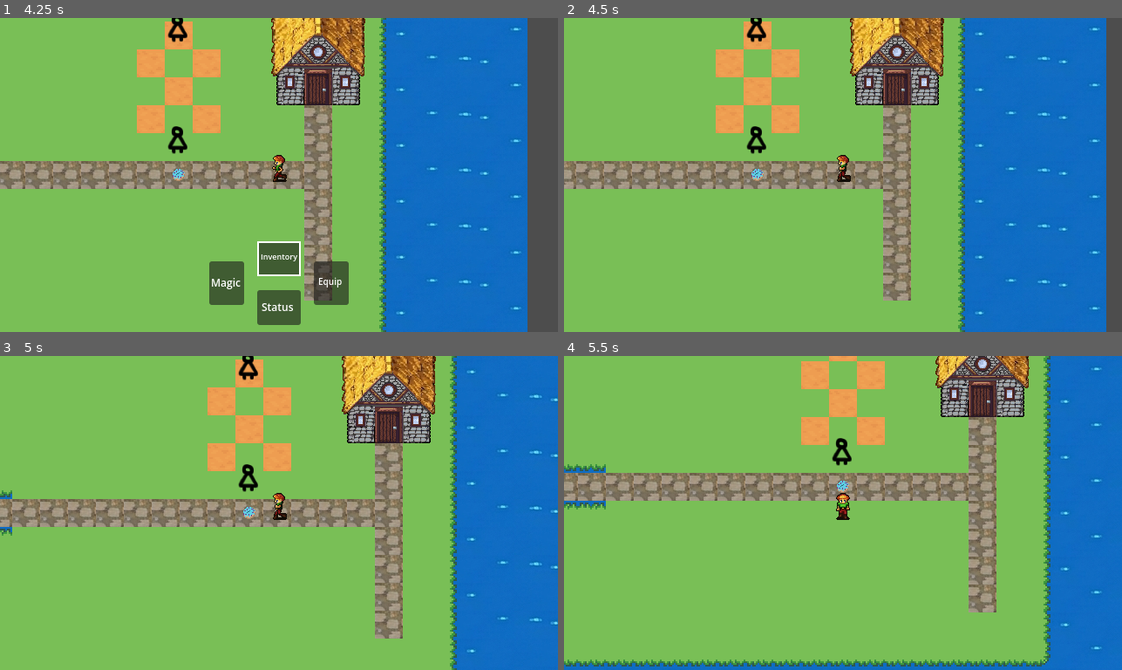
Above: before the commit, frames 1-4 (two rows, left to right).
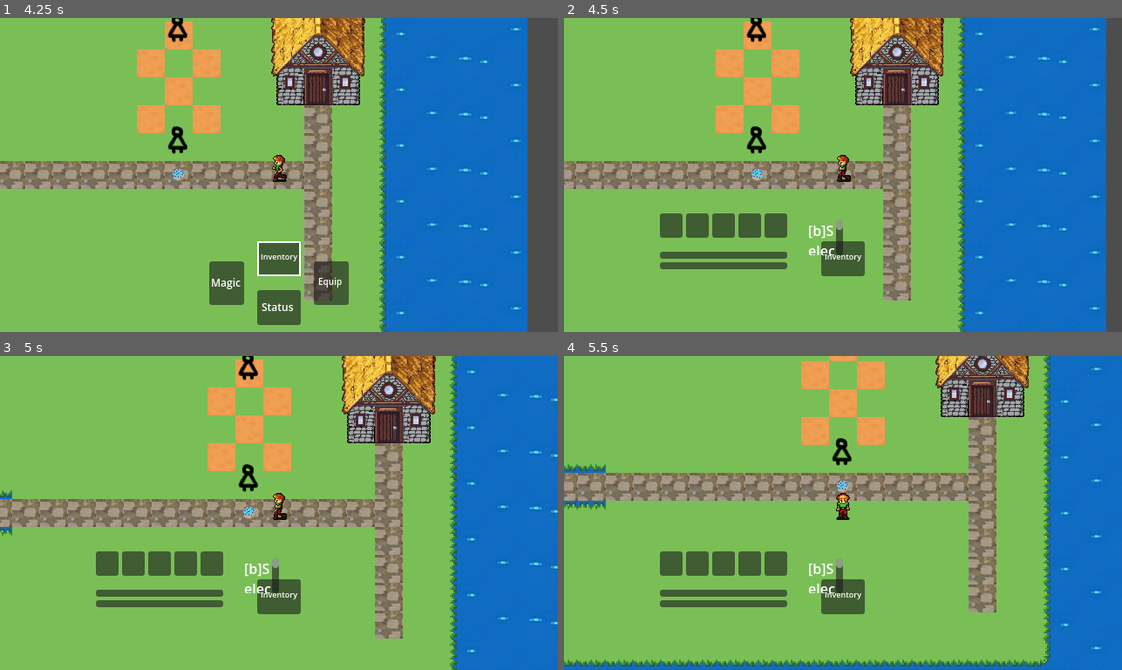
Above: after the commit, the same moments.

Repository: SF1NX7/project-s-7
Game: Godot game, scene res://scene/world/World_1.tscn
The game is run twice, just before and just after one commit, with the same random seed, the same clock (stepped at 60 frames per second) and the same inputs.
Inputs:
- Up to frame 1 (4.25 s): tap Enter (ui_accept) at 0.5, 0.77, 1.52, 3.02, 3.77 s; hold D (move_right) 0.53-1.28 s; hold E (action) 0.53-1.28 s; hold S (move_down) 1.28-2.03 s; tap E (action) at 1.35, 2.85 s; hold D (move_right) 2.03-2.78 s; hold E (action) 2.03-2.78 s; hold W (move_up) 2.78-3.53 s; hold A (move_left) from 3.53 s (still down); hold E (action) from 3.53 s (still down); tap Tab (menu) at 4.15 s
- Up to frame 2 (4.5 s): keep holding A (move_left); release E (action) at 4.28 s; tap E (action) at 4.35 s
- Up to frame 3 (5 s): keep holding A (move_left); tap Enter (ui_accept) at 4.52 s
- Up to frame 4 (5.5 s): release A (move_left) at 5.03 s; hold S (move_down) from 5.03 s (still down); hold E (action) from 5.03 s (still down)

Frame 1 is identical in both runs. In frame 2, 3.7% of the frame differs, in the area x 17-54%, y 62-83%; in frame 3, 3.7%; in frame 4, 3.7%.

Commit message:
Update menu_ui.gd

Diff:
--- a/script/ui/menu_ui.gd
+++ b/script/ui/menu_ui.gd
@@ -104,27 +104,28 @@
 			print("Status selected")
 
 func _open_inventory() -> void:
-	# НЕ прячем menu_root, иначе спрячем и InventoryScreen (он внутри menu_root)
 	is_open = false
 	selection_frame.visible = false
-	for p in panels:
-		p.visible = false
 
+	panel_magic.visible = false
+	panel_equip.visible = false
+	panel_status.visible = false
+
+	panel_inventory.visible = true      # важно
 	inventory_screen.visible = true
+
 	if inventory_screen.has_method("open"):
 		inventory_screen.call("open")
 
 
 func _hide_inventory() -> void:
-	# Закрываем экран инвентаря
-	if inventory_screen.has_method("close"):
-		inventory_screen.call("close")
-	else:
-		inventory_screen.visible = false
+	inventory_screen.call("close") # или visible=false
 
-	# Возвращаем крест-меню
-	for p in panels:
-		p.visible = true
+	panel_inventory.visible = true
+	panel_magic.visible = true
+	panel_equip.visible = true
+	panel_status.visible = true
+
 	selection_frame.visible = true
 	is_open = true
 	_update_selection_frame()
